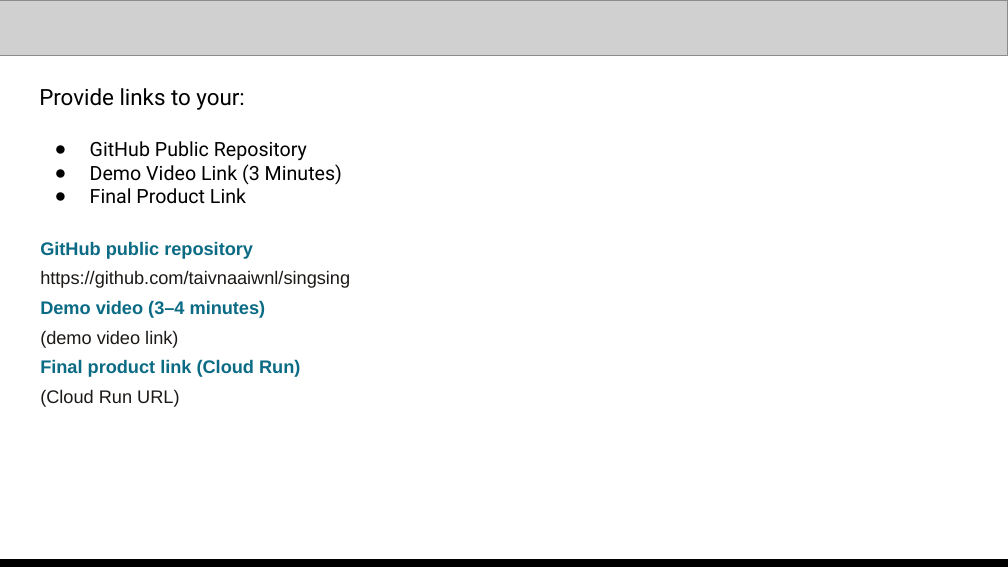
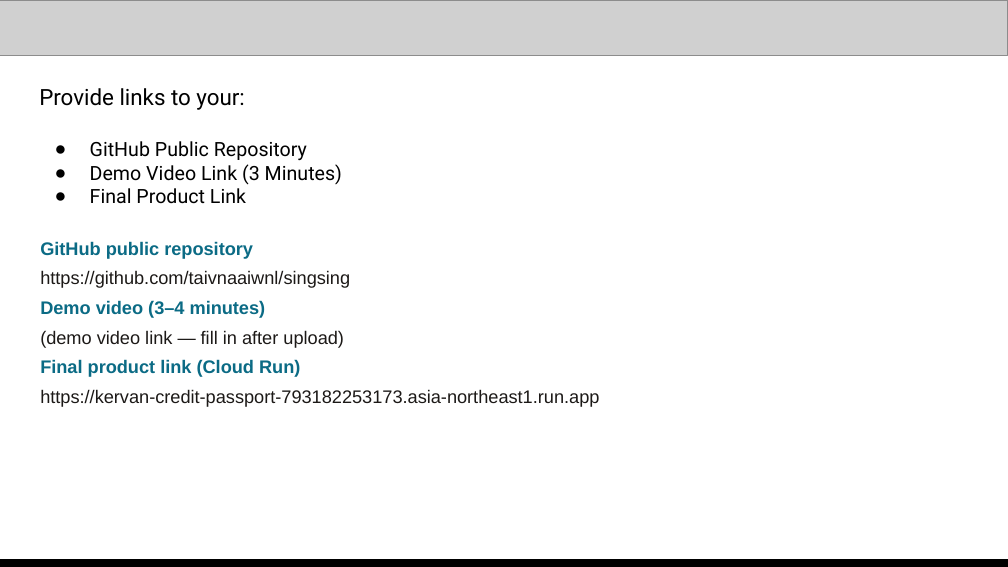
Before and after one commit to taivnaaiwnl/singsing, a slide deck: slide 13 of submission/Kervan_TL_pitch_deck.pptx. Drawn at 1008x567 pixels with LibreOffice and Linux fonts; fonts in the diff are those of the drawing; grey boxes stand for pictures. Boxes give left, top, right and bottom in pixels: in the first picture for what was removed or moved away, otherwise in the second. Text is boxed around its words. In the diff, an @@ line names an element or a change of style, - is before the commit and + after.

Commit message:
Deployed to Cloud Run (ai-builder-cup-2026-mn, asia-northeast1): URL on the deck and README; tolerant deploy.ps1

```diff
--- a/submission/Kervan_TL_pitch_deck.pptx
+++ b/submission/Kervan_TL_pitch_deck.pptx
@@ text at [40,330,344,348]: text changed @@
-(demo video link)
+(demo video link — fill in after upload)
@@ text at [40,389,599,407]: text changed @@
-(Cloud Run URL)
+https://kervan-credit-passport-793182253173.asia-northeast1.run.app
```
Also in this commit, not shown: 4 other files.
